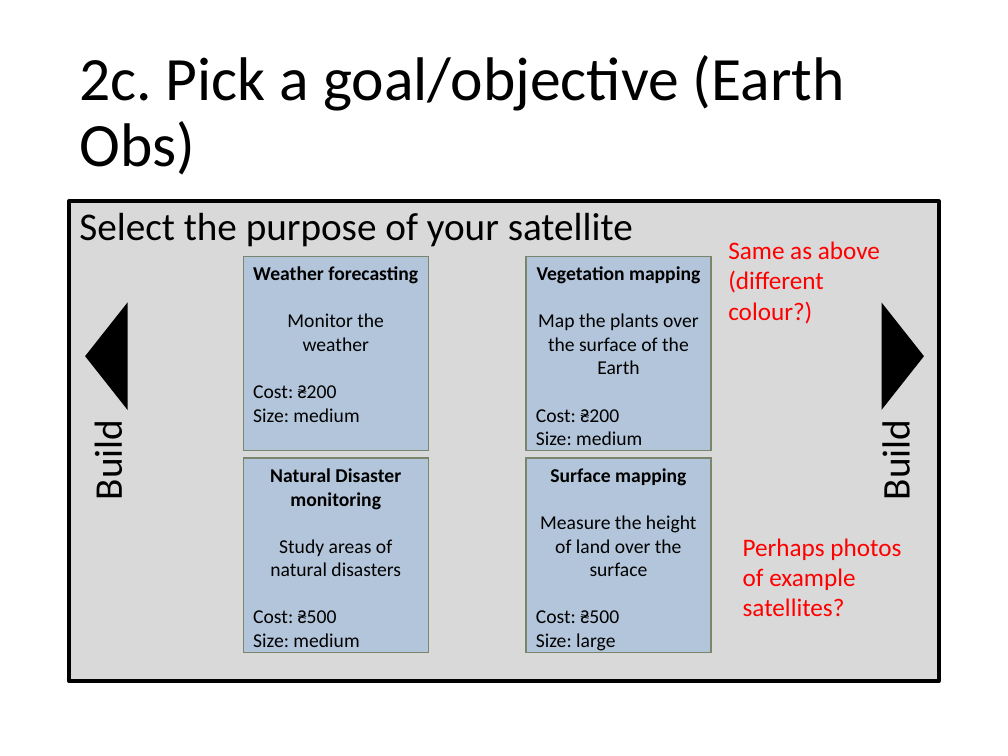
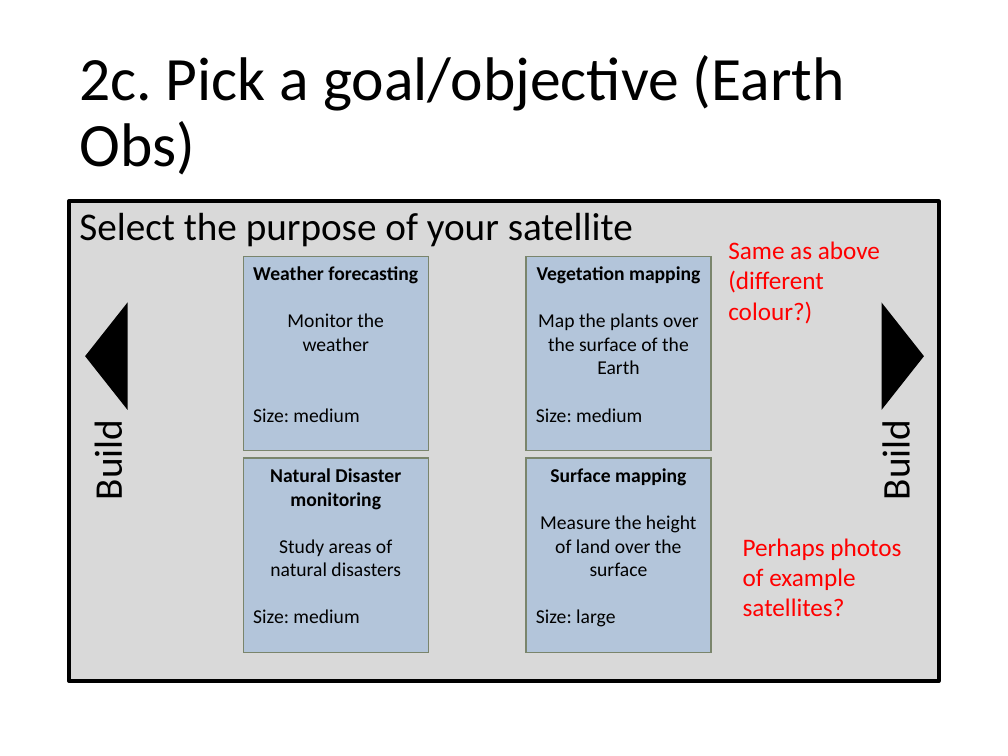
Before and after one commit to chrisnorth/classroom-rocket-scientist, a slide deck: slide 5 of outline_primary.pptx. Drawn at 1008x756 pixels with LibreOffice and Linux fonts; fonts in the diff are those of the drawing. Boxes give left, top, right and bottom in pixels: in the first picture for what was removed or moved away, otherwise in the second. Text is boxed around its words. In the diff, an @@ line names an element or a change of style, - is before the commit and + after.

```diff
--- a/outline_primary.pptx
+++ b/outline_primary.pptx
@@ text in rectangle at <box>253,385,337,398</box>: paragraph removed @@
-Cost: ₴200
@@ text in rectangle at <box>536,409,619,422</box>: paragraph removed @@
-Cost: ₴200
@@ text in rectangle at <box>253,610,337,623</box>: paragraph removed @@
-Cost: ₴500
@@ text in rectangle at <box>536,610,619,623</box>: paragraph removed @@
-Cost: ₴500
```
Also in this commit, not shown: 6 other slides changed, 2 slides added, 3 other files.
